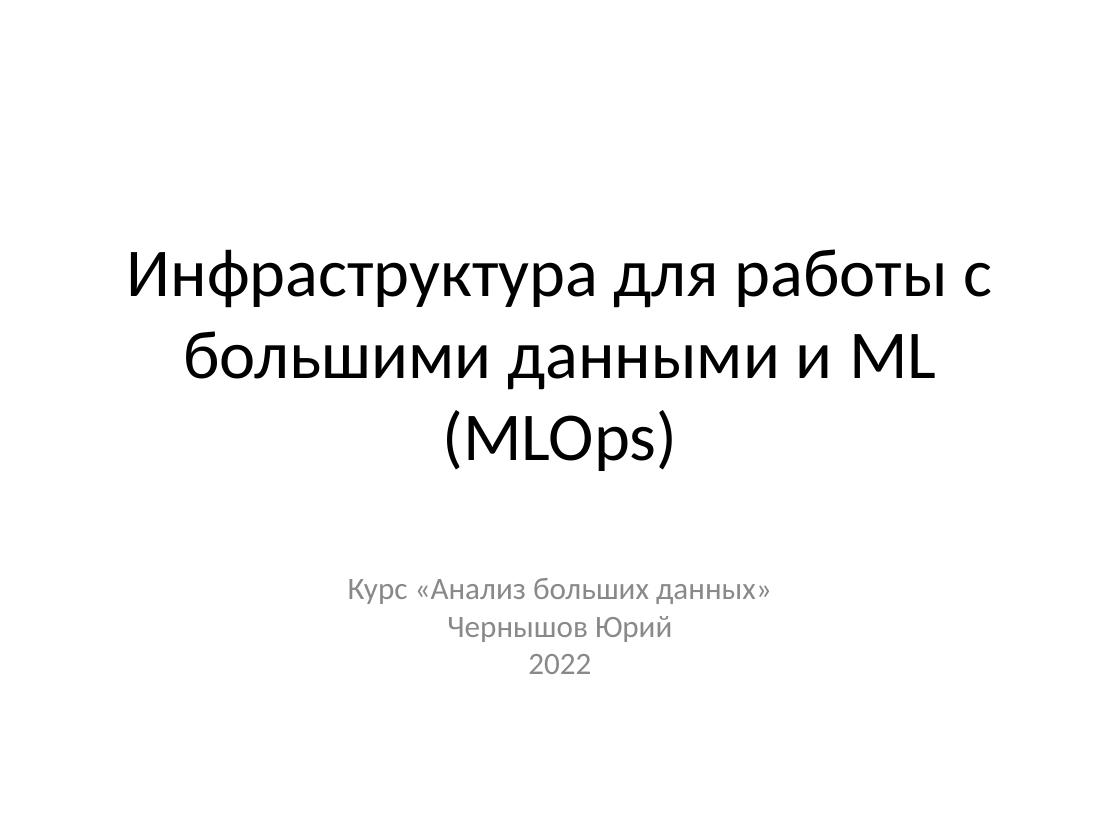
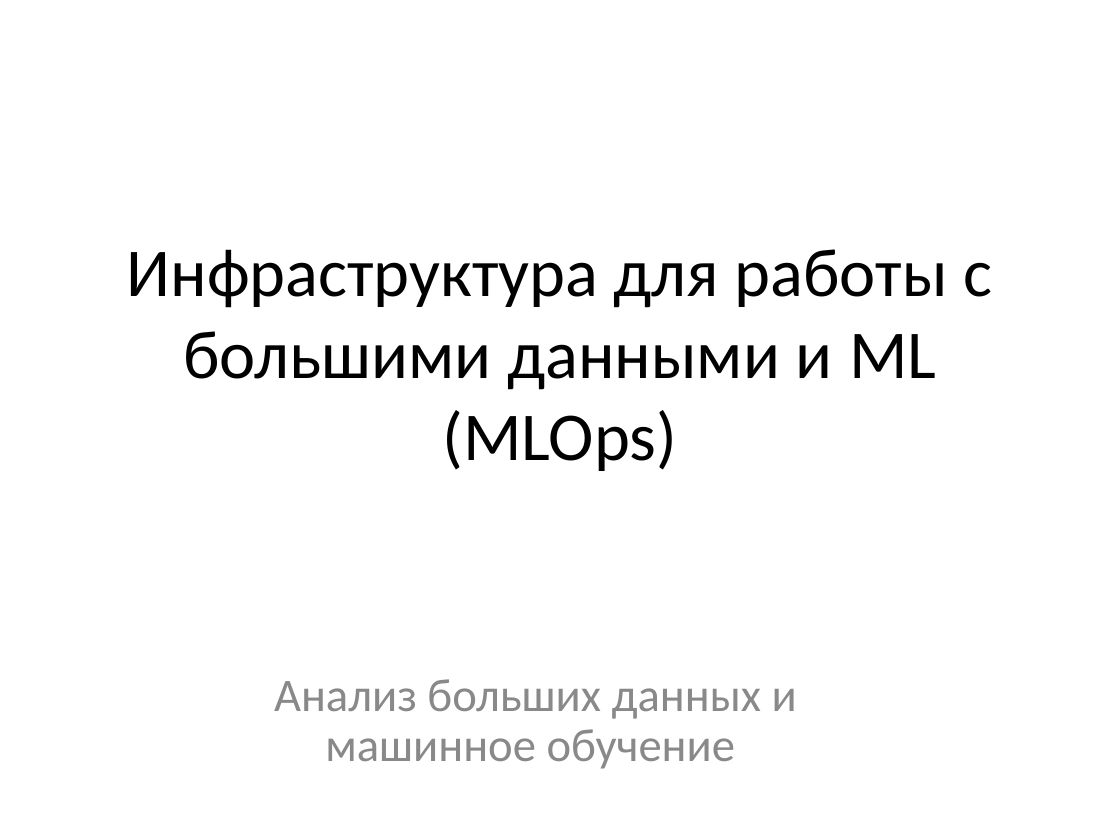
Before and after one commit to CyberLympha/Data-Science-Course, a slide deck: slide 1 of презентации/Инфраструктура для работы с большими данными и ML.ppt. Drawn at 1120x840 pixels with LibreOffice and Linux fonts; fonts in the diff are those of the drawing. Boxes give left, top, right and bottom in pixels: in the first picture for what was removed or moved away, otherwise in the second. Text is boxed around its words. In the diff, an @@ line names an element or a change of style, - is before the commit and + after.

```diff
--- a/презентации/Инфраструктура для работы с большими данными и ML.ppt
+++ b/презентации/Инфраструктура для работы с большими данными и ML.ppt
@@ subtitle at <box>274,679,797,769</box>: text changed; size 20 to 30 pt @@
-Курс «Анализ больших данных»
-Чернышов Юрий
-2022
+Анализ больших данных и машинное обучение
```
Also in this commit, not shown: 3 other slides changed, 2 slides added, 1 slide removed, 12 other files.
